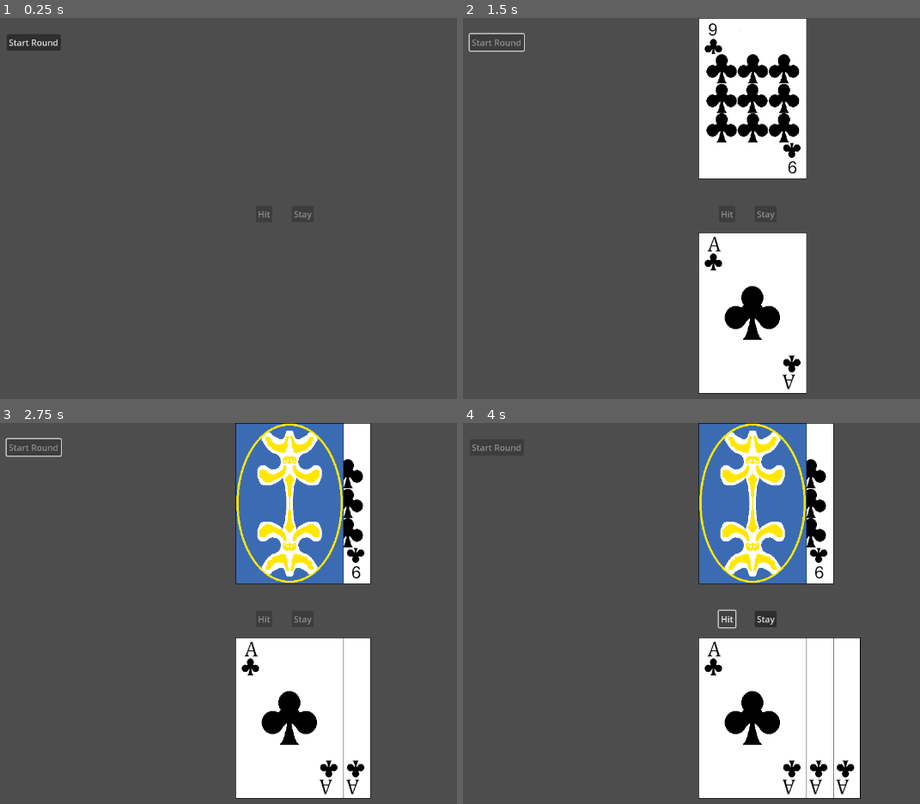
Above: before the commit, frames 1-4 (two rows, left to right).
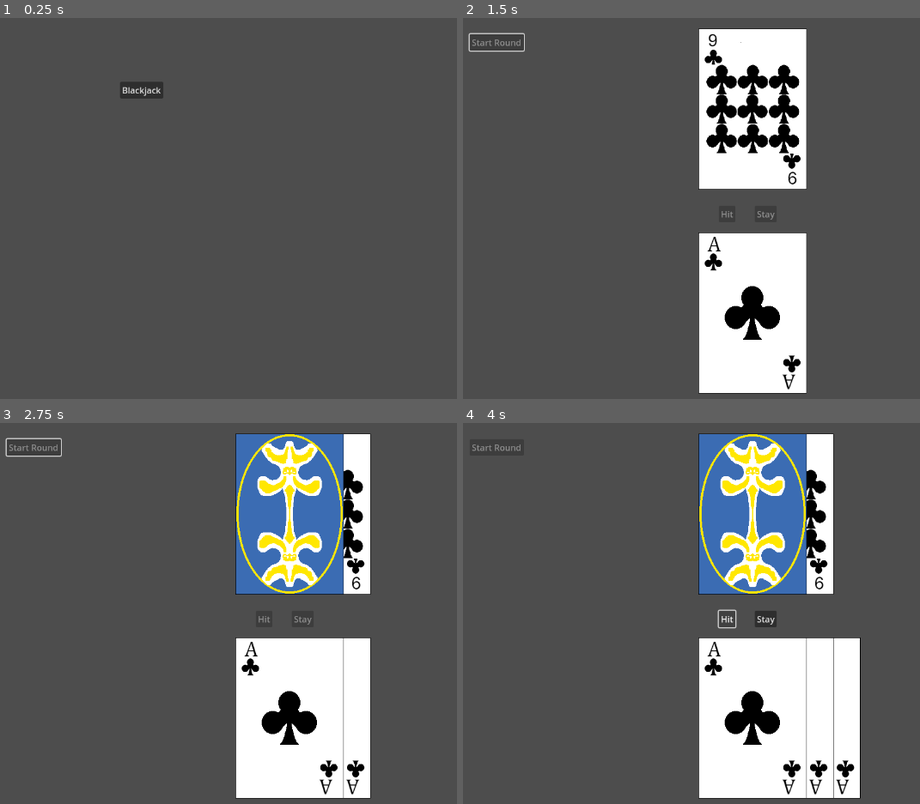
Above: after the commit, the same moments.

Repository: OwenFrakes/congressAppChallenge
Game: Godot game, scene res://Scenes/playerMovement.tscn
The game is run twice, just before and just after one commit, with the same random seed, the same clock (stepped at 60 frames per second) and the same inputs. Before the commit the project starts from res://main.tscn.
Inputs (mouse positions are in pixels of both pictures, inside the frame that each line leads up to):
- Up to frame 1 (0.25 s): no input
- Up to frame 2 (1.5 s): click (604, 90) at 0.5 s, where only the run after the commit has a clickable "Blackjack"; click "Start Round" at 1.25 s
- Up to frame 3 (2.75 s): tap Enter at 2 s
- Up to frame 4 (4 s): tap Space at 2.75 s; click "Hit" at 3.5 s

The runs differ from the first frame. In frame 1, 0.9% of the frame differs, in the area x 1-69%, y 4-53%; in frame 2, 4.8%; in frame 3, 6.6%, in the area x 51-82%, y 0-46%; in frame 4, 6.6%.

Commit message:
Movement #1
A new scene has been made with a button to go to blackjack. Any new minigames / home, will need a new scene.

Diff:
--- a/ClubsSpriteSheet.tres
+++ b/Resources/ClubsSpriteSheet.tres
@@ -1,6 +1,6 @@
 [gd_resource type="SpriteFrames" load_steps=16 format=3 uid="uid://br7iqm2f3tl12"]
 
-[ext_resource type="Texture2D" uid="uid://dcoc4i26xtfq" path="res://ClubsSheet4.png" id="1_hoxqs"]
+[ext_resource type="Texture2D" uid="uid://dcoc4i26xtfq" path="res://Resources/ClubsSheet4.png" id="1_hoxqs"]
 
 [sub_resource type="AtlasTexture" id="AtlasTexture_dwcja"]
 atlas = ExtResource("1_hoxqs")
--- /dev/null
+++ b/Scenes/playerMovement.tscn
@@ -0,0 +1,21 @@
+[gd_scene load_steps=2 format=3 uid="uid://d0no6puo6onw3"]
+
+[ext_resource type="Script" path="res://Scripts/player_mover.gd" id="1_qnrmp"]
+
+[node name="PlayerMovement" type="Node2D"]
+
+[node name="Camera2D" type="Camera2D" parent="."]
+anchor_mode = 0
+
+[node name="BlackJackButton" type="Button" parent="."]
+offset_left = 249.0
+offset_top = 119.0
+offset_right = 330.0
+offset_bottom = 150.0
+text = "Blackjack
+"
+
+[node name="PlayerMover" type="Node" parent="."]
+script = ExtResource("1_qnrmp")
+
+[connection signal="pressed" from="BlackJackButton" to="PlayerMover" method="_on_black_jack_button_pressed"]
--- a/Scripts/black_jack_dealer.gd
+++ b/Scripts/black_jack_dealer.gd
@@ -60,7 +60,7 @@
 	var dealerPos = 0
 	for card in dealerHand:
 		card.updateCardFace()
-		card.position = Vector2((1280.0/2.0 + dealerPos - 75), 150)
+		card.position = Vector2((1280.0/2.0 + dealerPos - 75), 170)
 		dealerPos += 50
 
 #Arranges the player's hand.
--- a/Scripts/card.gd
+++ b/Scripts/card.gd
@@ -5,7 +5,7 @@
 var faceUp = false
 
 func _ready():
-	sprite_frames = load("res://ClubsSpriteSheet.tres")
+	sprite_frames = load("res://Resources/ClubsSpriteSheet.tres")
 	set_texture_filter(1)
 	#set_scale(Vector2(0.75, 0.75))
 
--- /dev/null
+++ b/Scripts/player_mover.gd
@@ -0,0 +1,7 @@
+extends Node
+
+
+
+#Changes the scene to blackjack.
+func _on_black_jack_button_pressed() -> void:
+	get_tree().change_scene_to_file("res://Scenes/blackjack.tscn")
--- a/project.godot
+++ b/project.godot
@@ -11,9 +11,9 @@
 [application]
 
 config/name="congressAppChallenge"
-run/main_scene="res://main.tscn"
+run/main_scene="res://Scenes/playerMovement.tscn"
 config/features=PackedStringArray("4.3", "Forward Plus")
-config/icon="res://icon.svg"
+config/icon="res://Resources/icon.svg"
 
 [display]
 
Not shown, removed: ClubsSheet4.png.import
Renamed: ClubsSheet4.png -> Resources/ClubsSheet4.png
Not shown, changed: Resources/ClubsSheet4.png.import
Renamed: icon.svg -> Resources/icon.svg
Not shown, changed: Resources/icon.svg.import
Not shown: 1 places in Scenes/blackjack.tscn that only renumber resources
Binary file removed: TestSpadeAce.png
Binary file removed: TestSpadeBack.png
Not shown, removed: icon.svg.import
